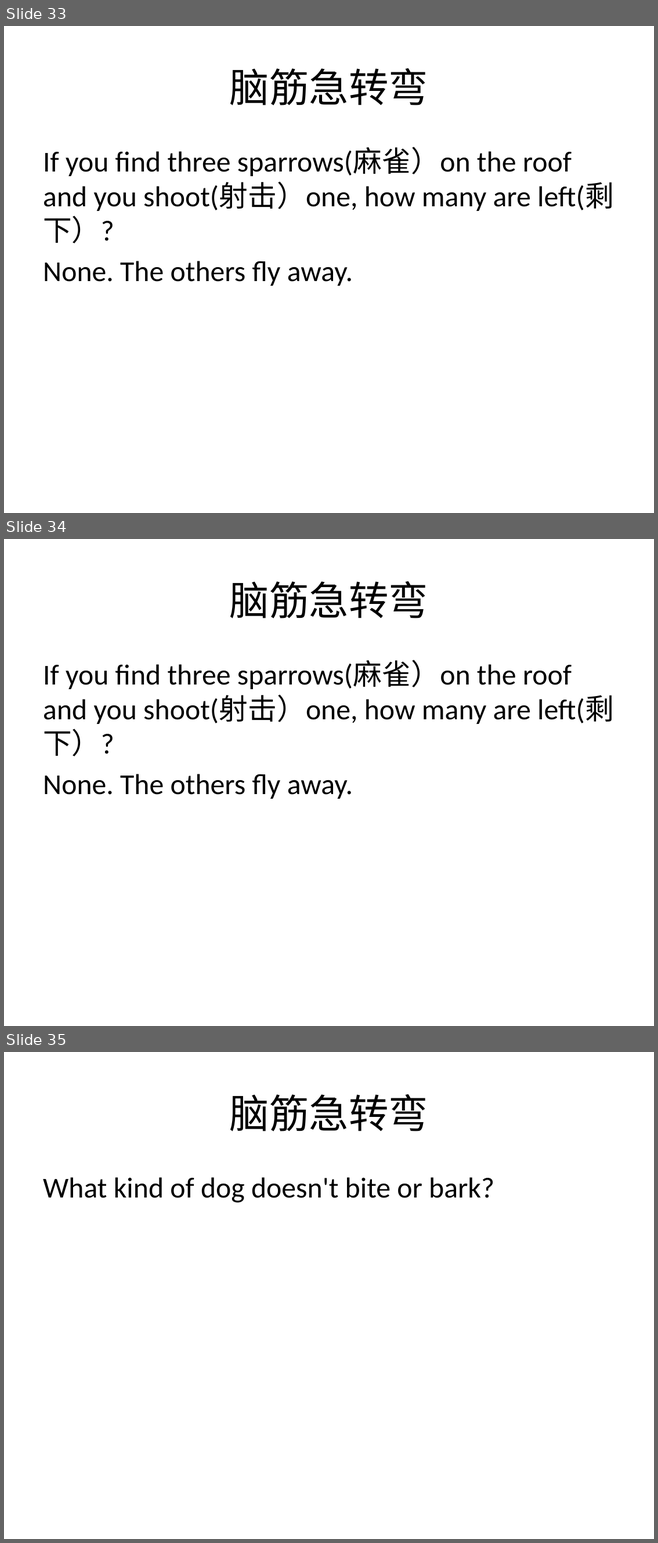
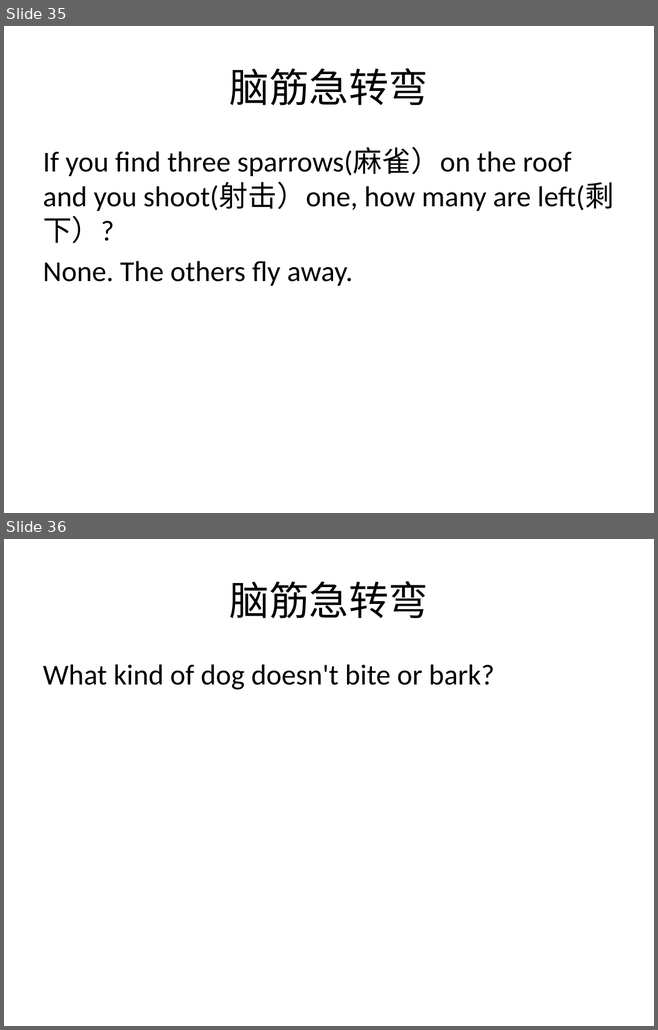
Before and after one commit to GLgele/public-temps, a slide deck: Leadership Summit 2021/Ice Breaking Activities/05 Fingerboard 5.pptx. Shown one above the other, each under a label of ours: slides 33, 34 and 35 before the commit, slides 35 and 36 after it. The pictures are 658x1543 and 658x1030 pixels, drawn with LibreOffice and Linux fonts; fonts in the diff are those of the drawing. Boxes give left, top, right and bottom in pixels: in the first picture for what was removed or moved away, otherwise in the second. Text is boxed around its words. In the diff, an @@ line names an element or a change of style, - is before the commit and + after.

```diff
--- a/Leadership Summit 2021/Ice Breaking Activities/05 Fingerboard 5.pptx
+++ b/Leadership Summit 2021/Ice Breaking Activities/05 Fingerboard 5.pptx
@@ slide 34 removed at (4,539,654,1026), background #FFFFFF @@
@@ title removed at (230,581,428,618) @@
-脑筋急转弯
@@ text removed at (43,661,614,799) @@
-If you find three sparrows(麻雀）on the roof and you shoot(射击）one, how many are left(剩下）?
-None. The others fly away.
@@ what was slide 33 is now slide 35 @@
@@ what was slide 35 is now slide 36 @@
```
Also in this commit, not shown: 2 slides added.
